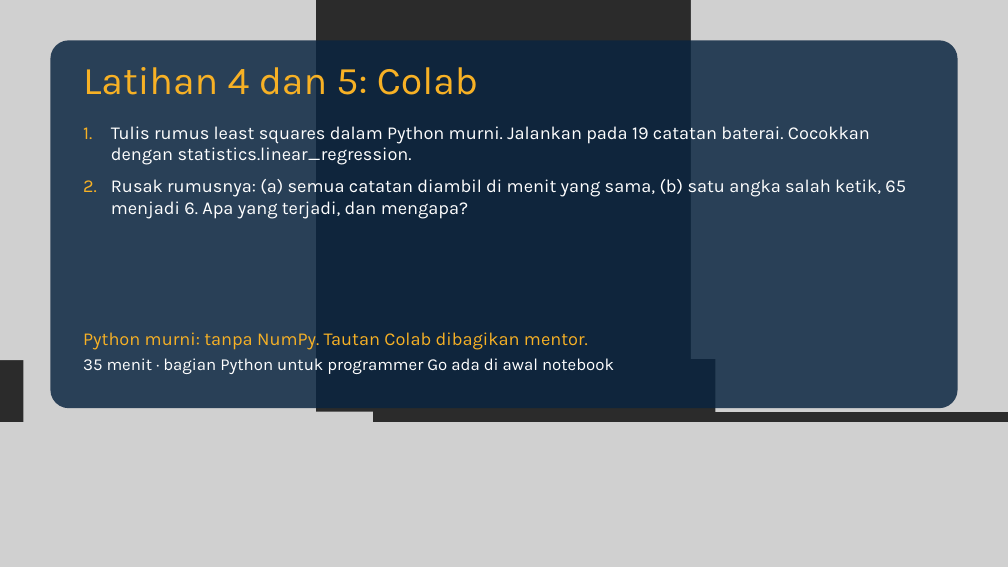
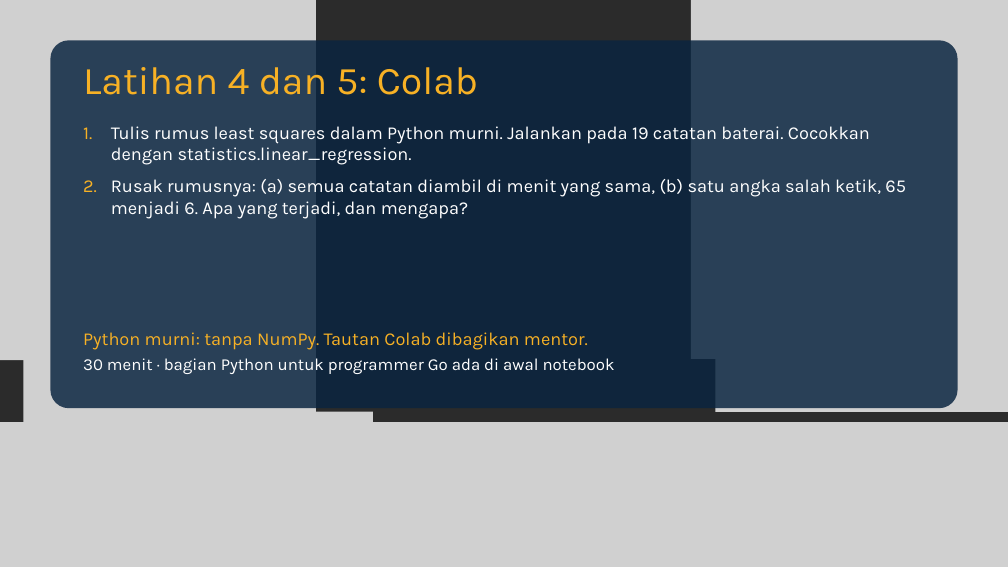
Before and after one commit to dafx7/COMPUTING-AI-ML-OPTIMIZATION, a slide deck: slide 26 of week1/slides/Pertemuan-1-Least-Squares.pptx (slide 23 before the commit). Drawn at 1008x567 pixels with LibreOffice and Linux fonts; fonts in the diff are those of the drawing; grey boxes stand for pictures; background and template pictures are left out; a plain dark background stands for a picture behind light text. Boxes give left, top, right and bottom in pixels: in the first picture for what was removed or moved away, otherwise in the second. Text is boxed around its words. In the diff, an @@ line names an element or a change of style, - is before the commit and + after.

```diff
--- a/week1/slides/Pertemuan-1-Least-Squares.pptx
+++ b/week1/slides/Pertemuan-1-Least-Squares.pptx
@@ text at (83, 358, 615, 374): text changed @@
-35 menit · bagian Python untuk programmer Go ada di awal notebook
+30 menit · bagian Python untuk programmer Go ada di awal notebook
```
Also in this commit, not shown: 5 other slides changed, 3 slides added, 4 other files.
